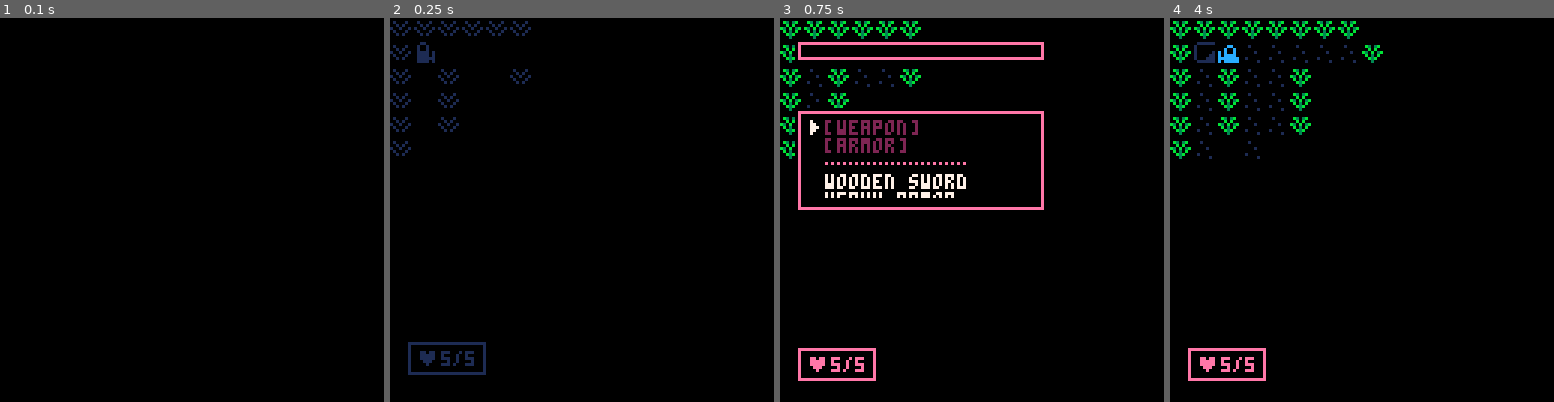
Above: before the commit, frames 1-4 (left to right).
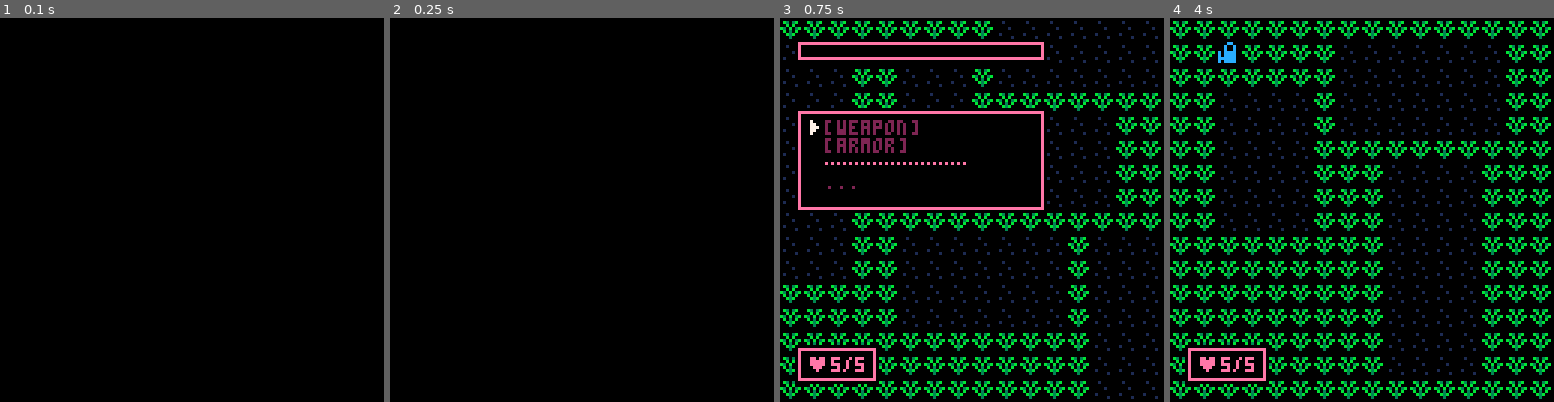
Above: after the commit, the same moments.

Repository: samanpwbb/pico-8
Game: PICO-8 cartridge testgame.p8
The game is run twice, just before and just after one commit, with the same random seed, the same clock (stepped at 60 frames per second) and the same inputs.
Inputs:
- Up to frame 1 (0.1 s): no input
- Up to frame 2 (0.25 s): no input
- Up to frame 3 (0.75 s): tap X (X key) at 0.33 s; tap O (Z key) at 0.7 s
- Up to frame 4 (4 s): tap X (X key) at 1.07, 1.85, 2.97 s; hold Right 1.6-2.1 s; tap O (Z key) every 0.4 s from 1.7 to 3.7 s; hold Up 2.15-2.42 s; hold Right 2.47-3.03 s; hold Left 3.08-3.58 s; hold Down 3.63-3.97 s

Frame 1 is identical in both runs. In frame 2, 1.9% of the frame differs, in the area x 0-37%, y 0-93%; in frame 3, 14%; in frame 4, 19%, in the area x 0-100%, y 0-100%.

Commit message:
tutorial 27 & 28

Diff:
--- a/testgame.p8
+++ b/testgame.p8
@@ -13,10 +13,10 @@
 
  mob_ani={240,192}
  mob_atk={1,    1}
- mob_hp ={5,    2}
+ mob_hp ={5,    1}
  mob_los={4,    4}
 
- itm_name={"wooden sword","heavy armor","hot peppers","paper airplane","big hammer"}
+ itm_name={"wooden sword","heavy armor","hot peppers","rock","big hammer"}
  itm_type={"wep","arm","fud","thr","wep"}
  itm_stat1={1,0,1,1,2}
  itm_stat2={0,2,0,0,0}
@@ -41,35 +41,19 @@
 function startgame()
  fadeperc=1
  btnbuff=-1
+ skipai=false
 
  mob={}
  dmob={}
  p_mob=addmob(1,1,1)
 
- for x=0,15 do
-  for y=0,15 do
-   if mget(x,y)==192 then
-    addmob(2,x,y)
-    mset(x,y,1)
-   end
-  end
- end
-
  p_t=0
 
  inv,eqp={},{}
- --eqp[1] - weapon
- --eqp[2] - armor
- --eqp[rest] - inventory
- takeitem(1)
- takeitem(2)
- takeitem(3)
- takeitem(4)
- takeitem(5)
 
  wind={}
  float={}
- fog=blankmap(1)
+ fog=blankmap(0)
  talkwind=nil
 
  hpwind=addwind(5,5,28,13,{})
@@ -77,6 +61,7 @@
  _drw=draw_game
  unfog()
  calcdist(p_mob.x,p_mob.y)
+ mapgen()
 end
 
 -->8
@@ -149,7 +134,11 @@
  if p_t==1 then
  	_upd=update_game
  	if checkend() then
-   doai()
+   if skipai then
+    skipai=false
+   else
+    doai()
+   end
  	end
  end
  calcdist(p_mob.x,p_mob.y)
@@ -197,6 +186,8 @@
 	 moveplayer(dirx[bt+1],diry[bt+1])
  elseif bt==5 then
   showinv()
+ elseif bt==4 then
+  mapgen()
  end
 end
 
@@ -357,6 +348,16 @@
 function getrnd(arr)
  return arr[1+flr(rnd(#arr))]
 end
+
+--move to tools + use everywhere
+function trav(cb,xmin,xmax,ymin,ymax)
+ for x=0,15 do
+  for y=0,15 do
+   cb(x,y)
+  end
+ end
+end
+
 -->8
 --gameplay
 
@@ -382,6 +383,8 @@
  	else
   	if fget(tle,1) then
 	   trig_bump(tle,destx,desty)
+	  else
+	   skipai=true
   	end
  	end
  end
@@ -393,6 +396,12 @@
  	--vase
  	sfx(59)
  	mset(destx,desty,1)
+
+ 	if rnd(3)<1 then
+  	local itm=flr(rnd(#itm_name))+1
+  	takeitem(itm)
+   showmsg(itm_name[itm],100)
+ 	end
  elseif tle==6 then
   --tablet
   --can we give tablets ids and
@@ -402,12 +411,14 @@
  	--chest
  	sfx(61)
  	mset(destx,desty,tle-1)
+ 	local itm=flr(rnd(#itm_name))+1
+ 	takeitem(itm)
+  showmsg(itm_name[itm])
  elseif tle==13 then
 	 --door
  	sfx(62)
  	mset(destx,desty,1)
  end
-
 end
 
 function getmob(x,y)
@@ -963,6 +974,81 @@
  return 0
 end
 
+-->8
+--gen
+
+function mapgen()
+ trav(function(x,y) mset(x,y,2) end)
+ genrooms()
+end
+
+----------------
+--rooms
+----------------
+
+function genrooms()
+ local fmax,rmax=5,6
+ local mw,mh=7,7
+
+ repeat
+  local r=rndroom(mw,mh)
+  if placeroom(r) then
+   rmax-=1
+  else
+   fmax-=1
+   mw=max(mw-1,3)
+   mh=max(mh-1,3)
+  end
+ until fmax<=0 or rmax<=0
+
+end
+
+function rndroom(mw,mh)
+ --clamp max
+ local _w=3+flr(rnd(mw-2))
+ mh=max(35/_w,3)
+ local _h=3+flr(rnd(mh-2))
+ return {
+  x=0,
+  y=0,
+  w=_w,
+  h=_h
+ }
+end
+
+function placeroom(r)
+ local cand,c={}
+ for _x=0,16-r.w do
+  for _y=0,16-r.h do
+   if doesroomfit(r,_x,_y) then
+    add(cand,{x=_x,y=_y})
+   end
+  end
+ end
+
+ if #cand==0 then return false end
+ c=getrnd(cand)
+ r.x=c.x
+ r.y=c.y
+
+ for _x=0,r.w-1 do
+  for _y=0,r.h-1 do
+   mset(_x+r.x,_y+r.y,1)
+  end
+ end
+ return true
+end
+
+function doesroomfit(r,x,y)
+ for _x=-1,r.w do
+  for _y=-1,r.h do
+   if iswalkable(_x+x,_y+y) then
+    return false
+   end
+  end
+ end
+ return true
+end
 __gfx__
 0000000000000000000000000000000000000000000000000aaaaa0000aaa00000aaa00000000000000000000000000000a9a0000aaaaa000aaaaa0001111110
 00000000001000000b303b000600000000000000000000009aaaaaa00a000a000a000a000666660000aaa0006666666099aaa9a0900000a0900000a010000000
@@ -1096,83 +1182,83 @@
 0000000000000000000000000000000000000000000000000000000000000000000000000000000000000000000000000000000000000000000000000000000000000000000000000000000000000000000000000000000000000000000000000000000000000000000000000000000000000000000000000000000000000000
 __map__
 0202020202020202020202020202020200000000000000000000000000000000000000000000000000000000000000000000000000000000000000000000000000000000000000000000000000000000000000000000000000000000000000000000000000000000000000000000000000000000000000000000000000000000
-020f01010101010102010e02010c010200000000000000000000000000000000000000000000000000000000000000000000000000000000000000000000000000000000000000000000000000000000000000000000000000000000000000000000000000000000000000000000000000000000000000000000000000000000
-0201020101020101020101020101010200000000000000000000000000000000000000000000000000000000000000000000000000000000000000000000000000000000000000000000000000000000000000000000000000000000000000000000000000000000000000000000000000000000000000000000000000000000
-02010201010201010201c00201c0010200000000000000000000000000000000000000000000000000000000000000000000000000000000000000000000000000000000000000000000000000000000000000000000000000000000000000000000000000000000000000000000000000000000000000000000000000000000
-020102010102c0010201010d0101010200000000000000000000000000000000000000000000000000000000000000000000000000000000000000000000000000000000000000000000000000000000000000000000000000000000000000000000000000000000000000000000000000000000000000000000000000000000
-0201060101010202020101020101010200000000000000000000000000000000000000000000000000000000000000000000000000000000000000000000000000000000000000000000000000000000000000000000000000000000000000000000000000000000000000000000000000000000000000000000000000000000
-0201010101010101020107020101010200000000000000000000000000000000000000000000000000000000000000000000000000000000000000000000000000000000000000000000000000000000000000000000000000000000000000000000000000000000000000000000000000000000000000000000000000000000
-020202020202020d02020202020d020200000000000000000000000000000000000000000000000000000000000000000000000000000000000000000000000000000000000000000000000000000000000000000000000000000000000000000000000000000000000000000000000000000000000000000000000000000000
-0201010702010101010101020101010200000000000000000000000000000000000000000000000000000000000000000000000000000000000000000000000000000000000000000000000000000000000000000000000000000000000000000000000000000000000000000000000000000000000000000000000000000000
-0201010102010101010101020101010200000000000000000000000000000000000000000000000000000000000000000000000000000000000000000000000000000000000000000000000000000000000000000000000000000000000000000000000000000000000000000000000000000000000000000000000000000000
-02010a01020102010102010201c0010200000000000000000000000000000000000000000000000000000000000000000000000000000000000000000000000000000000000000000000000000000000000000000000000000000000000000000000000000000000000000000000000000000000000000000000000000000000
-0201c0010d010201c002010d0101010200000000000000000000000000000000000000000000000000000000000000000000000000000000000000000000000000000000000000000000000000000000000000000000000000000000000000000000000000000000000000000000000000000000000000000000000000000000
-0201010102010201010201020101010200000000000000000000000000000000000000000000000000000000000000000000000000000000000000000000000000000000000000000000000000000000000000000000000000000000000000000000000000000000000000000000000000000000000000000000000000000000
-0207010102010101010101020101010200000000000000000000000000000000000000000000000000000000000000000000000000000000000000000000000000000000000000000000000000000000000000000000000000000000000000000000000000000000000000000000000000000000000000000000000000000000
-0208070102010101010101020101010200000000000000000000000000000000000000000000000000000000000000000000000000000000000000000000000000000000000000000000000000000000000000000000000000000000000000000000000000000000000000000000000000000000000000000000000000000000
-0202020202020202020202020202020200000000000000000000000000000000000000000000000000000000000000000000000000000000000000000000000000000000000000000000000000000000000000000000000000000000000000000000000000000000000000000000000000000000000000000000000000000000
-…(65 lines of a section not shown)…
+0202020202020202020202020202020200000000000000000000000000000000000000000000000000000000000000000000000000000000000000000000000000000000000000000000000000000000000000000000000000000000000000000000000000000000000000000000000000000000000000000000000000000000
+0202020202020202020202020202020200000000000000000000000000000000000000000000000000000000000000000000000000000000000000000000000000000000000000000000000000000000000000000000000000000000000000000000000000000000000000000000000000000000000000000000000000000000
+0202020202020202020202020202020200000000000000000000000000000000000000000000000000000000000000000000000000000000000000000000000000000000000000000000000000000000000000000000000000000000000000000000000000000000000000000000000000000000000000000000000000000000
+0202020202020202020202020202020200000000000000000000000000000000000000000000000000000000000000000000000000000000000000000000000000000000000000000000000000000000000000000000000000000000000000000000000000000000000000000000000000000000000000000000000000000000
+0202020202020202020202020202020200000000000000000000000000000000000000000000000000000000000000000000000000000000000000000000000000000000000000000000000000000000000000000000000000000000000000000000000000000000000000000000000000000000000000000000000000000000
+0202020202020202020202020202020200000000000000000000000000000000000000000000000000000000000000000000000000000000000000000000000000000000000000000000000000000000000000000000000000000000000000000000000000000000000000000000000000000000000000000000000000000000
+0202020202020202020202020202020200000000000000000000000000000000000000000000000000000000000000000000000000000000000000000000000000000000000000000000000000000000000000000000000000000000000000000000000000000000000000000000000000000000000000000000000000000000
+0202020202020202020202020202020200000000000000000000000000000000000000000000000000000000000000000000000000000000000000000000000000000000000000000000000000000000000000000000000000000000000000000000000000000000000000000000000000000000000000000000000000000000
+0202020202020202020202020202020200000000000000000000000000000000000000000000000000000000000000000000000000000000000000000000000000000000000000000000000000000000000000000000000000000000000000000000000000000000000000000000000000000000000000000000000000000000
+0202020202020202020202020202020200000000000000000000000000000000000000000000000000000000000000000000000000000000000000000000000000000000000000000000000000000000000000000000000000000000000000000000000000000000000000000000000000000000000000000000000000000000
+0202020202020202020202020202020200000000000000000000000000000000000000000000000000000000000000000000000000000000000000000000000000000000000000000000000000000000000000000000000000000000000000000000000000000000000000000000000000000000000000000000000000000000
+0202020202020202020202020202020200000000000000000000000000000000000000000000000000000000000000000000000000000000000000000000000000000000000000000000000000000000000000000000000000000000000000000000000000000000000000000000000000000000000000000000000000000000
+0202020202020202020202020202020200000000000000000000000000000000000000000000000000000000000000000000000000000000000000000000000000000000000000000000000000000000000000000000000000000000000000000000000000000000000000000000000000000000000000000000000000000000
+0202020202020202020202020202020200000000000000000000000000000000000000000000000000000000000000000000000000000000000000000000000000000000000000000000000000000000000000000000000000000000000000000000000000000000000000000000000000000000000000000000000000000000
+0202020202020202020202020202020200000000000000000000000000000000000000000000000000000000000000000000000000000000000000000000000000000000000000000000000000000000000000000000000000000000000000000000000000000000000000000000000000000000000000000000000000000000
+…(65 lines of a section not shown)…
